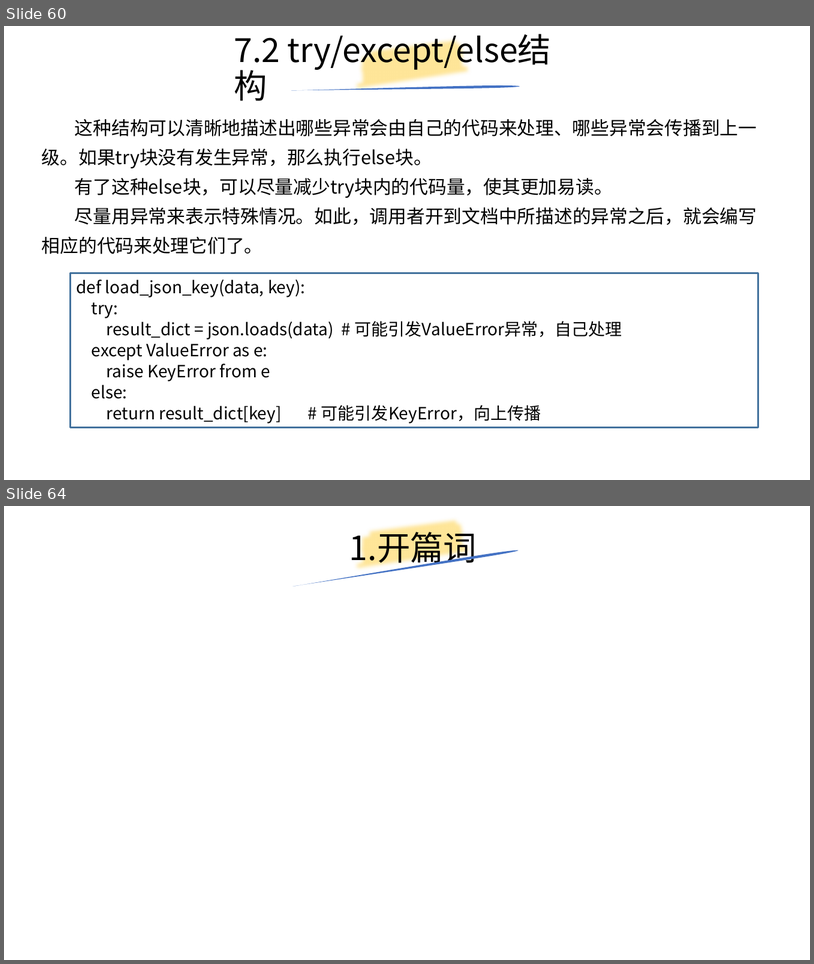
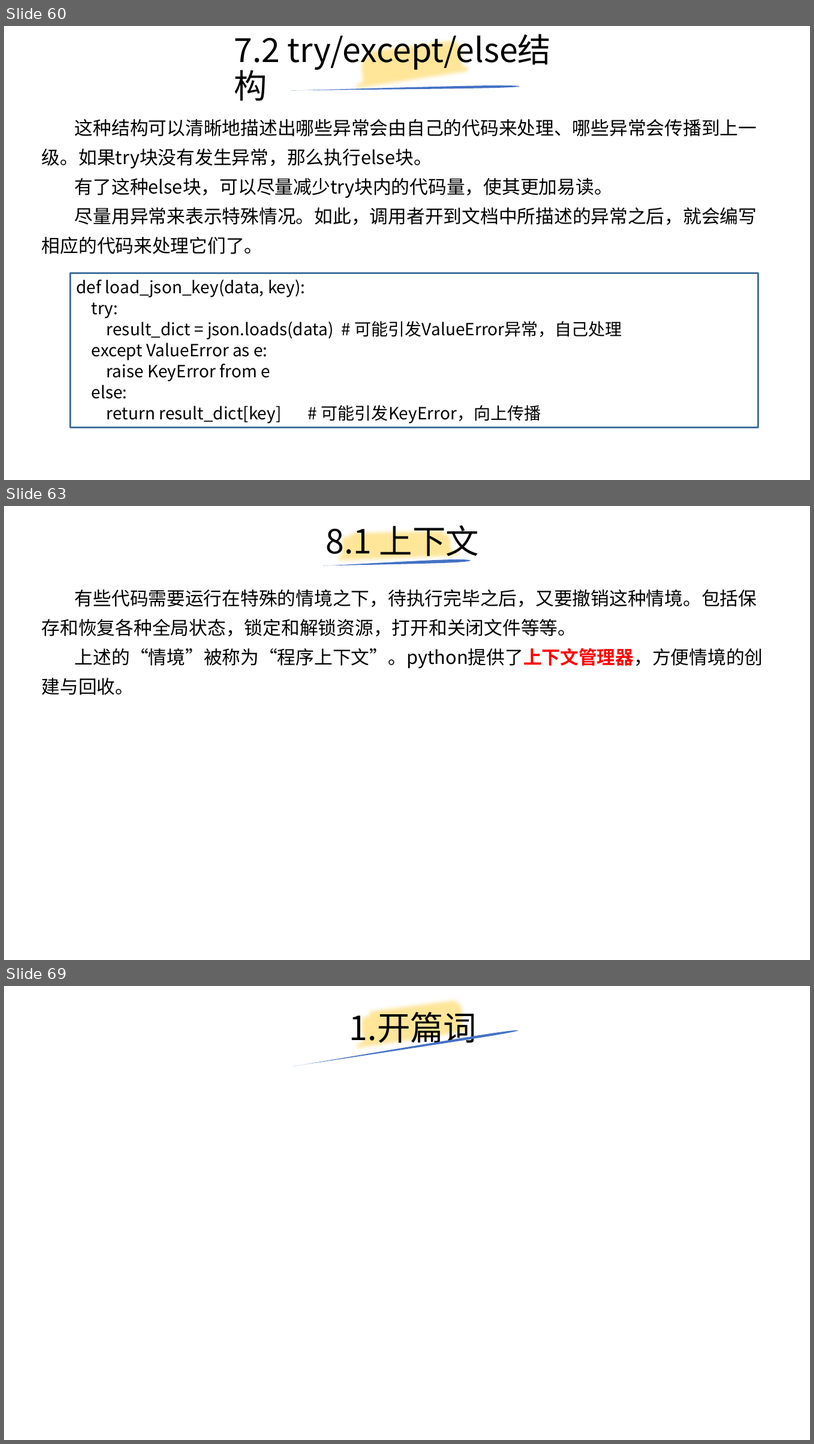
Before and after one commit to yiwenliu/CorePython, a slide deck: PPT/CorePython.pptx. Shown one above the other, each under a label of ours: slides 60 and 64 before the commit, slides 60, 63 and 69 after it; the slides between them are not shown. The pictures are 814x964 and 814x1444 pixels, drawn with LibreOffice and Linux fonts; fonts in the diff are those of the drawing. Boxes give left, top, right and bottom in pixels: in the first picture for what was removed or moved away, otherwise in the second. Text is boxed around its words. In the diff, an @@ line names an element or a change of style, - is before the commit and + after.

```diff
--- a/PPT/CorePython.pptx
+++ b/PPT/CorePython.pptx
@@ slide 63 added at [4, 506, 810, 960], background #FFFFFF @@
@@ title added at [326, 520, 479, 562], 39.6 pt, text #000000 @@
+8.1 上下文
@@ freeform shape added at [335, 515, 464, 579], outline #FFE699 16 pt @@
@@ freeform shape added at [323, 559, 471, 566], fill #4472C4 @@
@@ text added at [42, 589, 764, 695], 22 pt, text #000000 @@
+有些代码需要运行在特殊的情境之下，待执行完毕之后，又要撤销这种情境。包括保存和恢复各种全局状态，锁定和解锁资源，打开和关闭文件等等。
+上述的“情境”被称为“程序上下文”。python提供了上下文管理器，方便情境的创建与回收。
@@ what was slide 64 is now slide 69 @@
```
Also in this commit, not shown: 1 slide changed, 6 other slides added, 2 slides removed.
